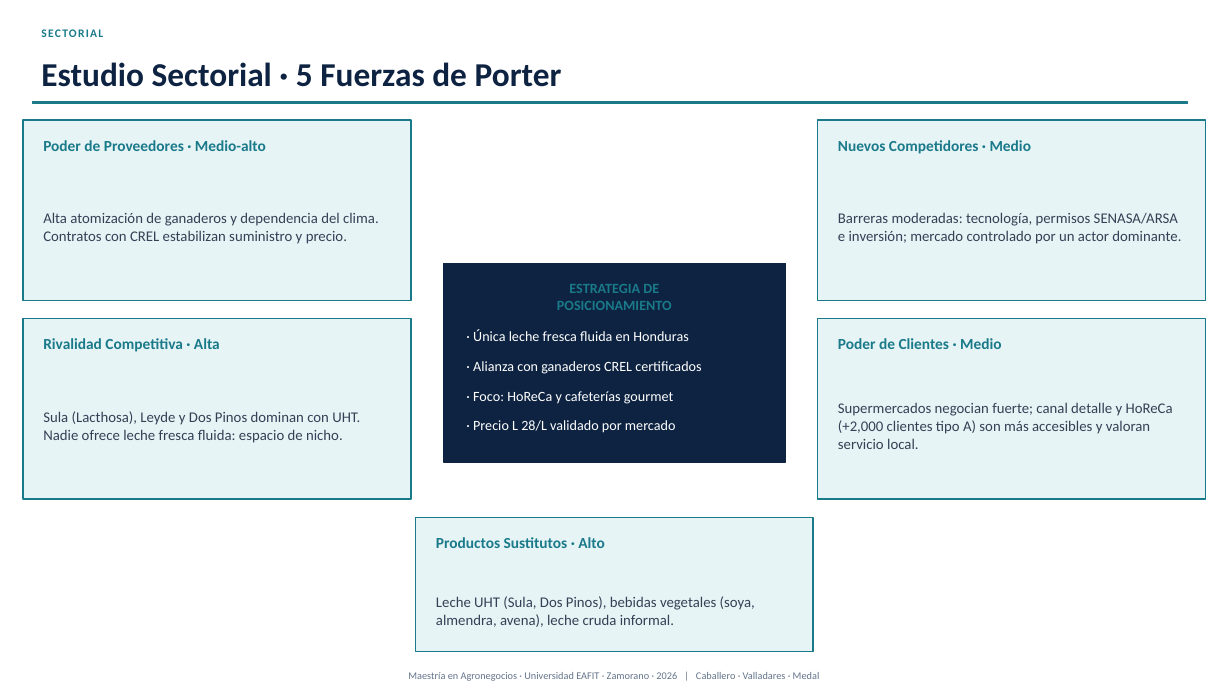
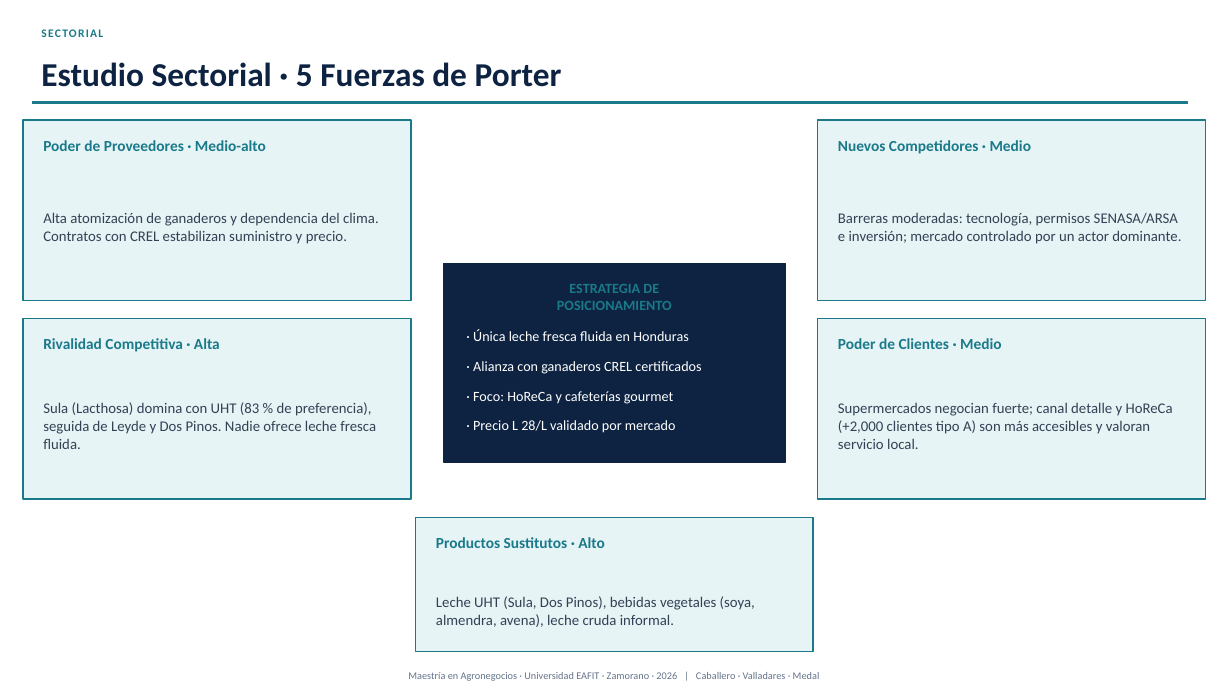
Before and after one commit to modelqdeluxe-ops/ss, a slide deck: slide 12 of Defensa_Tesis_Jaime_Fredy_Horacio_corregida.pptx. Drawn at 1232x693 pixels with LibreOffice and Linux fonts; fonts in the diff are those of the drawing. Boxes give left, top, right and bottom in pixels: in the first picture for what was removed or moved away, otherwise in the second. Text is boxed around its words. In the diff, an @@ line names an element or a change of style, - is before the commit and + after.

```diff
--- a/Defensa_Tesis_Jaime_Fredy_Horacio_corregida.pptx
+++ b/Defensa_Tesis_Jaime_Fredy_Horacio_corregida.pptx
@@ text at (43,402,376,449): text changed @@
-Sula (Lacthosa), Leyde y Dos Pinos dominan con UHT. Nadie ofrece leche fresca fluida: espacio de nicho.
+Sula (Lacthosa) domina con UHT (83 % de preferencia), seguida de Leyde y Dos Pinos. Nadie ofrece leche fresca fluida.
```
Also in this commit, not shown: 19 other slides changed, 2 other files.
